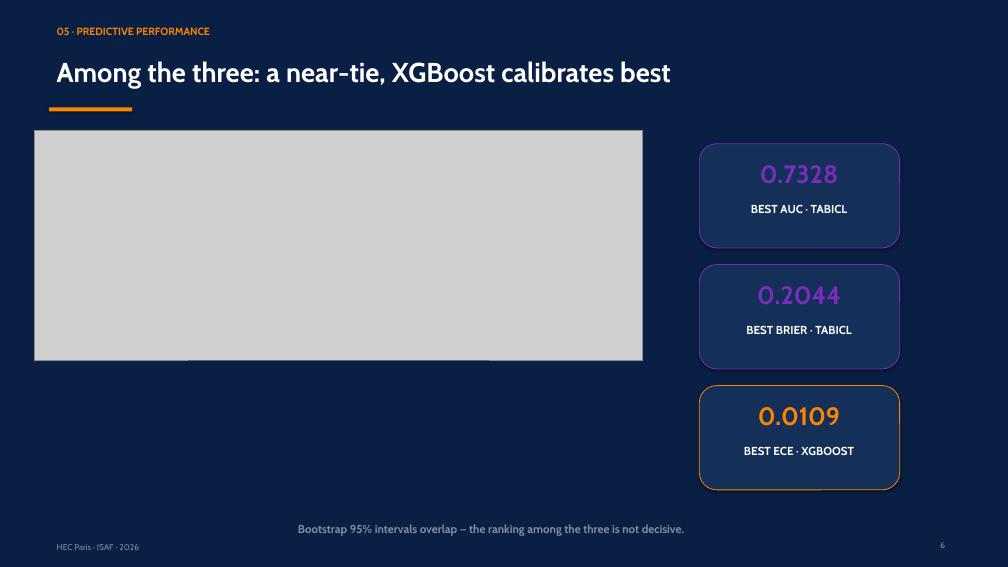
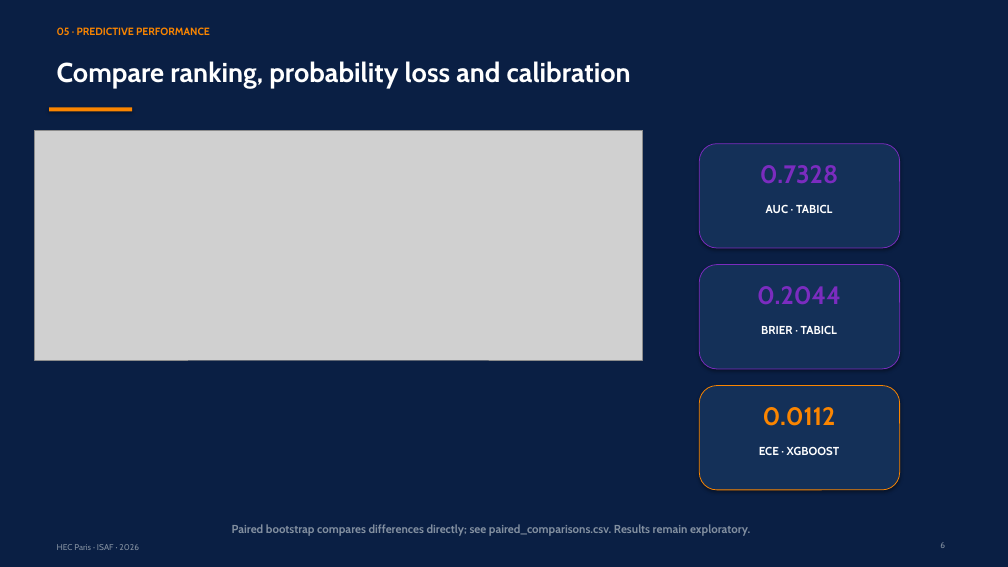
Before and after one commit to RyanBalech/recidivism-forecasting-analysis, a slide deck: slide 6 of reports/ISAF_Recidivism_Presentation.pptx. Drawn at 1008x567 pixels with LibreOffice and Linux fonts; fonts in the diff are those of the drawing; grey boxes stand for pictures. Boxes give left, top, right and bottom in pixels: in the first picture for what was removed or moved away, otherwise in the second. Text is boxed around its words. In the diff, an @@ line names an element or a change of style, - is before the commit and + after.

Commit message:
Regenerate audited results with 16-member GPU ensemble

```diff
--- a/reports/ISAF_Recidivism_Presentation.pptx
+++ b/reports/ISAF_Recidivism_Presentation.pptx
@@ text at box(57, 61, 631, 88): text changed @@
-Among the three: a near-tie, XGBoost calibrates best
+Compare ranking, probability loss and calibration
@@ text at box(766, 204, 832, 213): text changed @@
-BEST AUC · TABICL
+AUC · TABICL
@@ text at box(761, 325, 837, 334): text changed @@
-BEST BRIER · TABICL
+BRIER · TABICL
@@ text at box(763, 407, 836, 426): text changed @@
-0.0109
+0.0112
@@ text at box(759, 446, 840, 455): text changed @@
-BEST ECE · XGBOOST
+ECE · XGBOOST
@@ text at box(232, 524, 750, 536): text changed @@
-Bootstrap 95% intervals overlap — the ranking among the three is not decisive.
+Paired bootstrap compares differences directly; see paired_comparisons.csv. Results remain exploratory.
```
Also in this commit, not shown: 12 other slides changed, 48 other files.
